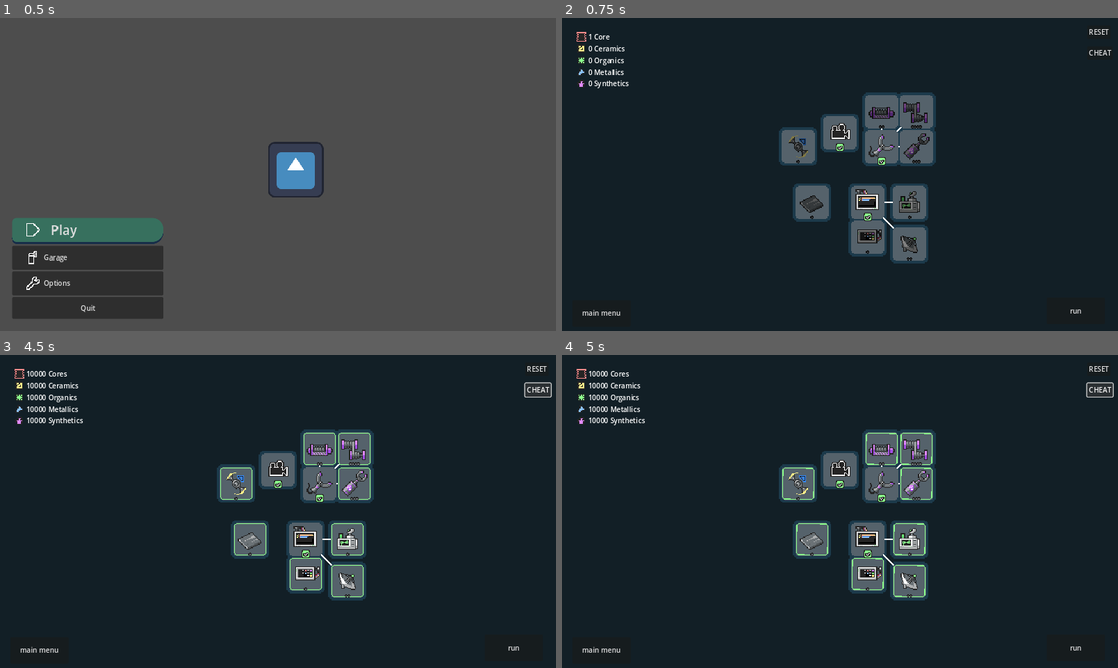
Above: before the commit, frames 1-4 (two rows, left to right).
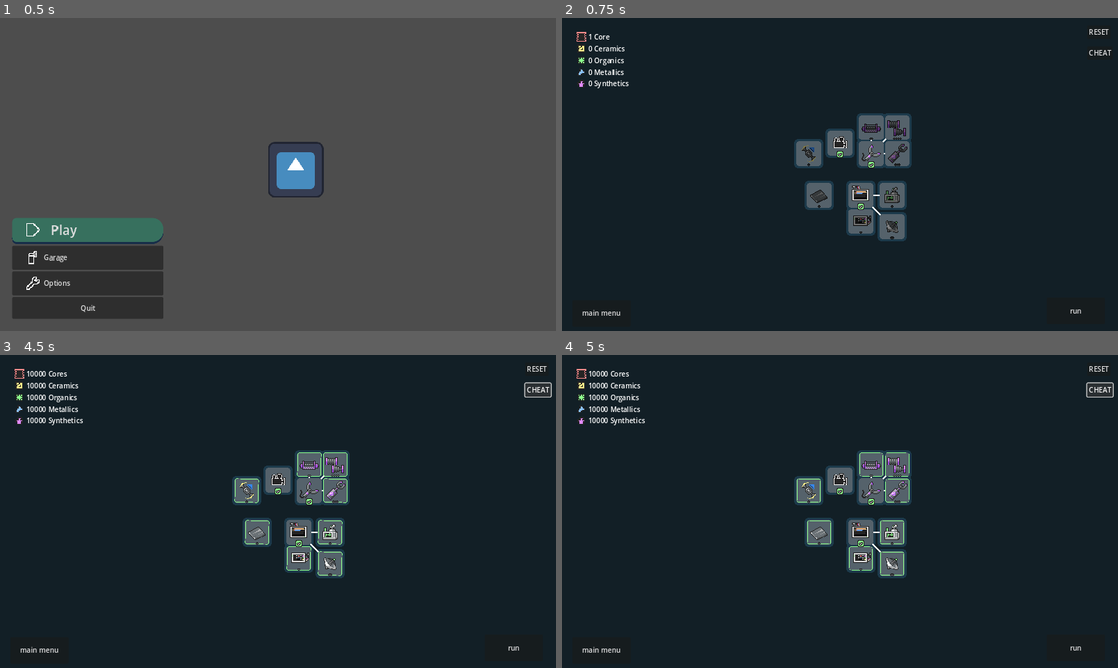
Above: after the commit, the same moments.

Repository: A5TR0spud/asterdrift_redshift
Game: Godot game, scene res://Scenes/Menus/main_menu.tscn
The game is run twice, just before and just after one commit, with the same random seed, the same clock (stepped at 60 frames per second) and the same inputs. The engine's default icon, where the game draws it, is replaced by a stand-in: a white triangle on a blue panel in a dark square.
Inputs:
- Up to frame 1 (0.5 s): no input
- Up to frame 2 (0.75 s): click "Play" at 0.5 s
- Up to frame 3 (4.5 s): click "RESET" at 1.25 s; click "run" at 2 s; click "terminate run" at 2.75 s; click "Return To Hangar" at 3.5 s; click "CHEAT" at 4.25 s
- Up to frame 4 (5 s): no input

Frame 1 is identical in both runs. In frame 2, 7.4% of the frame differs, in the area x 39-68%, y 23-79%; in frame 3, 7.5%; in frame 4, 7.5%.

Commit message:
WIP Apollo 1

Diff:
--- a/Scenes/Hangar/UpgradeIcon/upgrade.gd
+++ b/Scenes/Hangar/UpgradeIcon/upgrade.gd
@@ -243,6 +243,7 @@
 		CurrentLevel += 1
 
 	MaterialsManager.Save()
+	SetEnabled(true)
 	UpgradesManager.Save(INTERNAL_NAME, CurrentLevel)
 	ReloadVisible()
 	emit_signal("upgrade_successfully_bought", CurrentLevel)
--- a/Scenes/Hangar/UpgradeIcon/upgrade.tscn
+++ b/Scenes/Hangar/UpgradeIcon/upgrade.tscn
@@ -125,8 +125,8 @@
 
 [node name="IsAvailableIcon" type="Sprite2D" parent="MainIcon"]
 visible = false
-rotation = -0.00972464
-scale = Vector2(0.967939, 0.967939)
+rotation = -0.0068665
+scale = Vector2(0.97246, 0.97246)
 texture = ExtResource("3_yu8kn")
 script = ExtResource("4_dkm4s")
 
--- a/Scenes/Hangar/draggable_camera.gd
+++ b/Scenes/Hangar/draggable_camera.gd
@@ -2,7 +2,7 @@
 
 @export var speed: float = 128
 @export var grace: int = 4
-var _zoom: float = 1
+var _zoom: float = 0.75
 var _clickPos: Vector2 = Vector2(0, 0)
 var _clicked: bool = false
 var _isGraced: bool = false
@@ -26,8 +26,8 @@
 	if Input.is_action_just_pressed("zoom out"):
 		zoomOut()
 	if Input.is_action_just_pressed("reset zoom"):
-		_zoom = 1
-	_zoom = clampf(_zoom, 0.5, 2)
+		_zoom = 0.75
+	_zoom = clampf(_zoom, 0.333, 2)
 	zoom.x = _zoom
 	zoom.y = _zoom
 
--- a/Scenes/Hangar/hangar.tscn
+++ b/Scenes/Hangar/hangar.tscn
@@ -696,6 +696,7 @@
 metadata/_edit_use_anchors_ = true
 
 [node name="Camera2D" type="Camera2D" parent="."]
+zoom = Vector2(0.75, 0.75)
 position_smoothing_enabled = true
 position_smoothing_speed = 8.0
 script = ExtResource("4_j8p1n")
@@ -1040,7 +1041,7 @@
 PARENT_UPGRADE = NodePath("../TractorNeedle")
 Cost = SubResource("Resource_fd43s")
 
-[node name="Artemis" parent="Camera2D/TechTree/BottomLeft/Laser" node_paths=PackedStringArray("PARENT_UPGRADE") instance=ExtResource("4_r883k")]
+[node name="Artemis" parent="Camera2D/TechTree/BottomLeft/Laser" node_paths=PackedStringArray("PARENT_UPGRADE", "EXCLUDE_UPGRADES") instance=ExtResource("4_r883k")]
 position = Vector2(-160, 432)
 NAME = "Artemis"
 DESCRIPTION = "Doubles the knockback of the laser.
@@ -1050,25 +1051,28 @@
 Increases mining speed by 60% per laser discarded.
 Increases damage by 60% per laser discarded.
 Increases knockback by 60% per laser discarded.
-Negates reductive modifiers of Laser Array."
+Negates reductive modifiers of Laser Array.
+Incompatible with Apollo."
 INTERNAL_NAME = "Artemis"
 SPRITE = ExtResource("41_f8evi")
 PARENT_UPGRADE = NodePath("../StrongLaser")
+EXCLUDE_UPGRADES = [NodePath("../Apollo")]
 Cost = SubResource("Resource_8c7rl")
 
-[node name="Apollo" parent="Camera2D/TechTree/BottomLeft/Laser" node_paths=PackedStringArray("PARENT_UPGRADE", "REQUIRED_UPGRADES") instance=ExtResource("4_r883k")]
+[node name="Apollo" parent="Camera2D/TechTree/BottomLeft/Laser" node_paths=PackedStringArray("PARENT_UPGRADE", "REQUIRED_UPGRADES", "EXCLUDE_UPGRADES") instance=ExtResource("4_r883k")]
 position = Vector2(-256, 432)
 NAME = "Apollo"
 DESCRIPTION = "Replaces lasers with an area of effect.
 Reduces range by 3u.
 Starts at 100% efficiency per beam, but splits
 effect between all objects in the area.
-Negates reductive modifiers of Laser Array."
+Negates reductive modifiers of Laser Array.
+Incompatible with Artemis."
 INTERNAL_NAME = "Apollo"
 SPRITE = ExtResource("34_o3wij")
 PARENT_UPGRADE = NodePath("../LaserArray")
 REQUIRED_UPGRADES = [NodePath("../../../TopRight/Magnet")]
-HIDE = true
+EXCLUDE_UPGRADES = [NodePath("../Artemis")]
 Cost = SubResource("Resource_uuedo")
 
 [node name="Shield" type="Node2D" parent="Camera2D/TechTree/BottomLeft"]
--- a/Scenes/Player/Player.tscn
+++ b/Scenes/Player/Player.tscn
@@ -22,6 +22,7 @@
 [ext_resource type="Script" path="res://Scenes/Player/hookmagnet.gd" id="15_8a6ob"]
 [ext_resource type="Shader" path="res://Shaders/AreaPulse.gdshader" id="16_requx"]
 [ext_resource type="Script" path="res://Scenes/Player/needle_laser_manager.gd" id="18_yrk6l"]
+[ext_resource type="Shader" path="res://Shaders/Apollo.gdshader" id="21_jcrno"]
 [ext_resource type="Script" path="res://Scenes/Player/shield_projector.gd" id="22_himiw"]
 [ext_resource type="Shader" path="res://Shaders/PixelCircle.gdshader" id="23_743qs"]
 [ext_resource type="Script" path="res://Scenes/Player/stasis_bay.gd" id="23_ci0kv"]
@@ -65,6 +66,18 @@
 
 [sub_resource type="CircleShape2D" id="CircleShape2D_kk0yk"]
 radius = 144.0
+
+[sub_resource type="ShaderMaterial" id="ShaderMaterial_eptyk"]
+shader = ExtResource("21_jcrno")
+shader_parameter/Color1 = Color(1, 1, 0.5, 1)
+shader_parameter/Color2 = Color(1, 0, 0, 0)
+shader_parameter/minAlpha = 0.543
+shader_parameter/distCoefficient = 18.0
+shader_parameter/timeCoefficient = 2.0
+shader_parameter/distFade = 0.5
+shader_parameter/rotationCoefficient = 0.125
+shader_parameter/rotationSpeed = 2.0
+shader_parameter/rotationPulse = 5.0
 
 [sub_resource type="CircleShape2D" id="CircleShape2D_nf5yv"]
 radius = 80.0
@@ -214,7 +227,7 @@
 texture = ExtResource("8_a3clv")
 
 [node name="Blinkers" type="Sprite2D" parent="ShipVisuals"]
-self_modulate = Color(0, 0, 0, 1)
+self_modulate = Color(1, 0, 0, 1)
 z_index = 4
 texture = ExtResource("9_mirtk")
 script = ExtResource("4_tpib4")
@@ -345,7 +358,6 @@
 default_color = Color(0.129412, 0.145098, 0.196078, 1)
 
 [node name="NeedleLaserManager" type="Node2D" parent="."]
-visible = false
 top_level = true
 z_index = -50
 script = ExtResource("18_yrk6l")
@@ -361,6 +373,20 @@
 debug_color = Color(0.15, 0.546667, 1, 0)
 
 [node name="LaserList" type="Node2D" parent="NeedleLaserManager"]
+
+[node name="ApolloRect" type="ColorRect" parent="NeedleLaserManager"]
+material = SubResource("ShaderMaterial_eptyk")
+anchors_preset = 8
+anchor_left = 0.5
+anchor_top = 0.5
+anchor_right = 0.5
+anchor_bottom = 0.5
+offset_left = -144.0
+offset_top = -144.0
+offset_right = 144.0
+offset_bottom = 144.0
+grow_horizontal = 2
+grow_vertical = 2
 
 [node name="MagnetArea" type="Area2D" parent="."]
 z_index = -200
@@ -427,6 +453,7 @@
 update_rotation = false
 
 [node name="StasisBay" type="Node2D" parent="."]
+visible = false
 script = ExtResource("23_ci0kv")
 
 [node name="Area2D" type="Area2D" parent="StasisBay"]
--- /dev/null
+++ b/Shaders/Apollo.gdshader
@@ -0,0 +1,31 @@
+shader_type canvas_item;
+
+uniform vec4 Color1: source_color = vec4(1.0, 1.0, 0.5, 1.0);
+uniform vec4 Color2: source_color = vec4(1.0, 0.0, 0.0, 0.0);
+uniform float minAlpha: hint_range(0.0, 1.0, 0.00390625) = 0.543;
+uniform float distCoefficient = 18.0;
+uniform float timeCoefficient = 2.0;
+uniform float distFade: hint_range(0.0, 1.0, 0.00390625) = 0.5;
+uniform float rotationCoefficient: hint_range(0.0, 1.0, 0.00390625) = 0.125;
+uniform float rotationSpeed = 2.0;
+uniform float rotationPulse = 5.0;
+
+void fragment() {
+	vec2 localCoord = 2.0 * (UV - 0.5);
+	float dist = length(localCoord);
+	if (dist > 1.0) {
+		discard;
+	}
+	float variance = minAlpha + (1.0 - minAlpha) * (0.5 + 0.5 * sin(distCoefficient * dist - timeCoefficient * TIME));
+	variance *= clamp(dist / distFade - 1.0, 0.0, 1.0);
+
+	vec2 tanner = atan(localCoord);
+	tanner = vec2(tanner.x * cos(rotationSpeed * TIME) + tanner.y * sin(rotationSpeed * TIME));
+	float rotPulse = 0.5 + 0.5 * sin(rotationPulse * TIME);
+
+	variance += tanner.x * rotationCoefficient * rotPulse;
+	variance += tanner.y * rotationCoefficient * rotPulse;
+
+	variance = clamp(variance, 0.0, 1.0);
+	COLOR *= (variance) * Color1 + (1.0 - variance) * Color2;
+}
Not shown: 1 places in Scenes/Player/Player.tscn that only renumber resources
